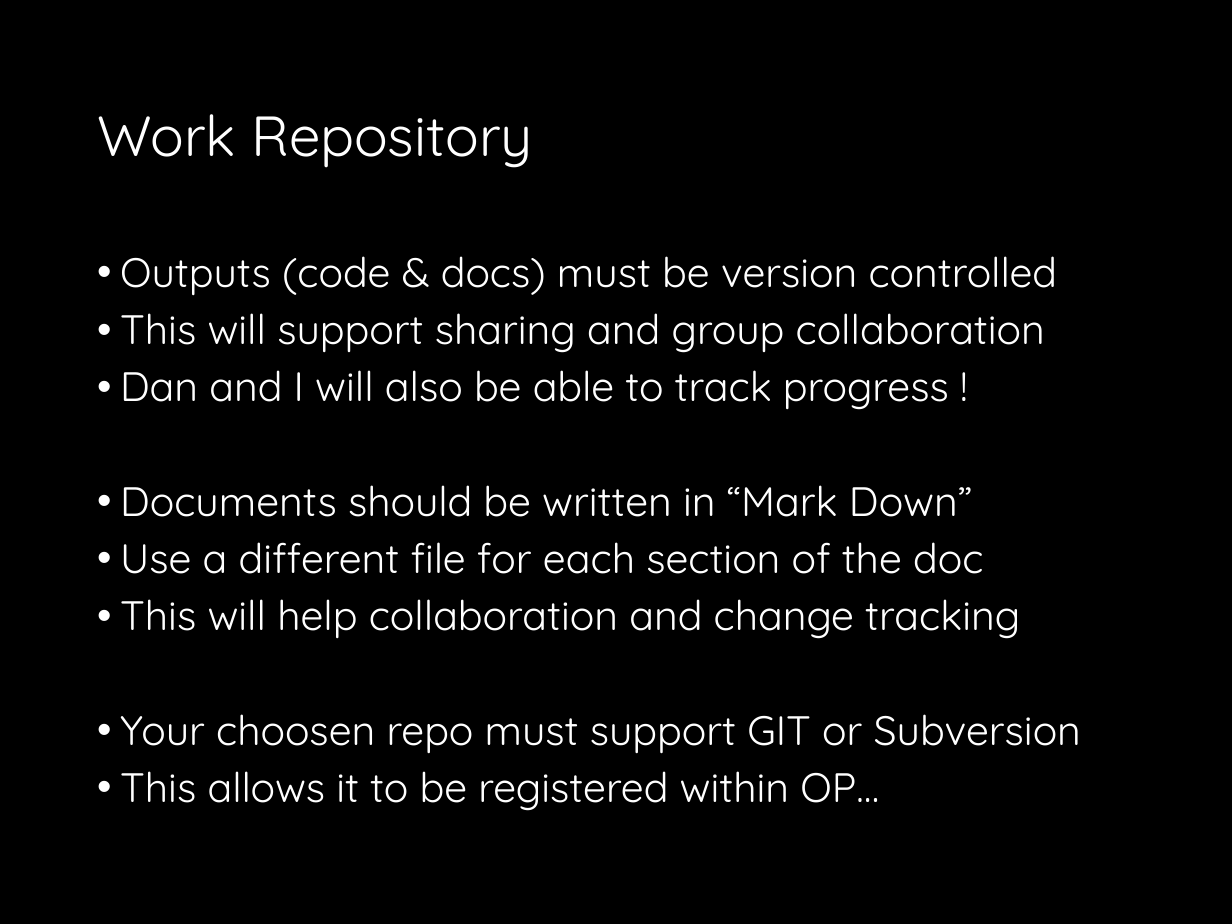
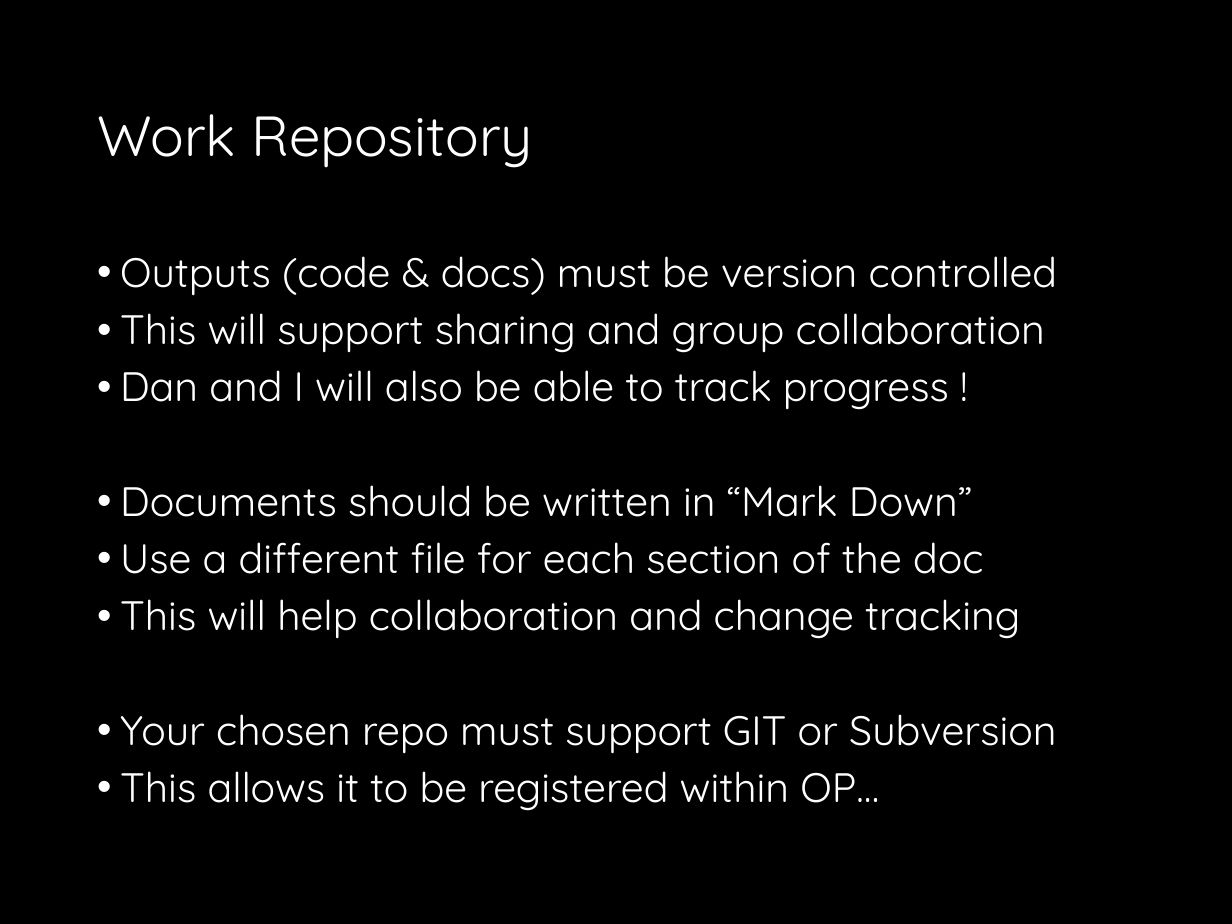
Before and after one commit to fossabot/SPE2018, a slide deck: slide 16 of Lecture Slides/02 Open Project.pptx (slide 13 before the commit). Drawn at 1232x924 pixels with LibreOffice and Linux fonts; fonts in the diff are those of the drawing. Boxes give left, top, right and bottom in pixels: in the first picture for what was removed or moved away, otherwise in the second. Text is boxed around its words. In the diff, an @@ line names an element or a change of style, - is before the commit and + after.

```diff
--- a/Lecture Slides/02 Open Project.pptx
+++ b/Lecture Slides/02 Open Project.pptx
@@ text at [120, 714, 1056, 754]: text changed @@
-• Your choosen repo must support GIT or Subversion
+• Your chosen repo must support GIT or Subversion
```
Also in this commit, not shown: 3 slides added, 3 slides removed, 1 other file.
